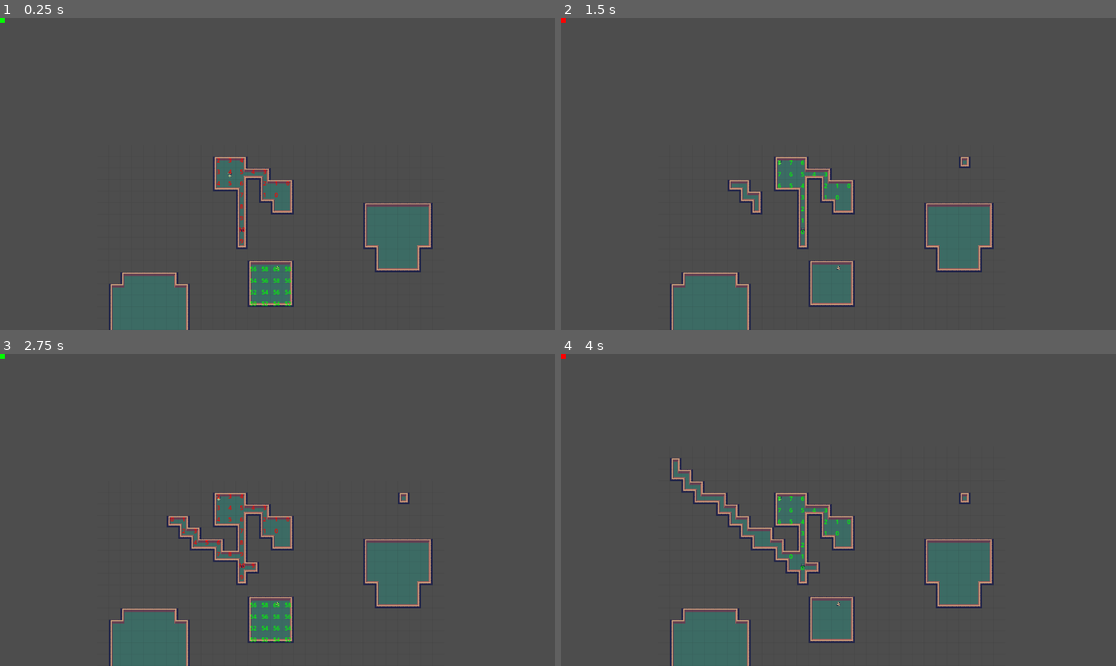
Above: before the commit, frames 1-4 (two rows, left to right).
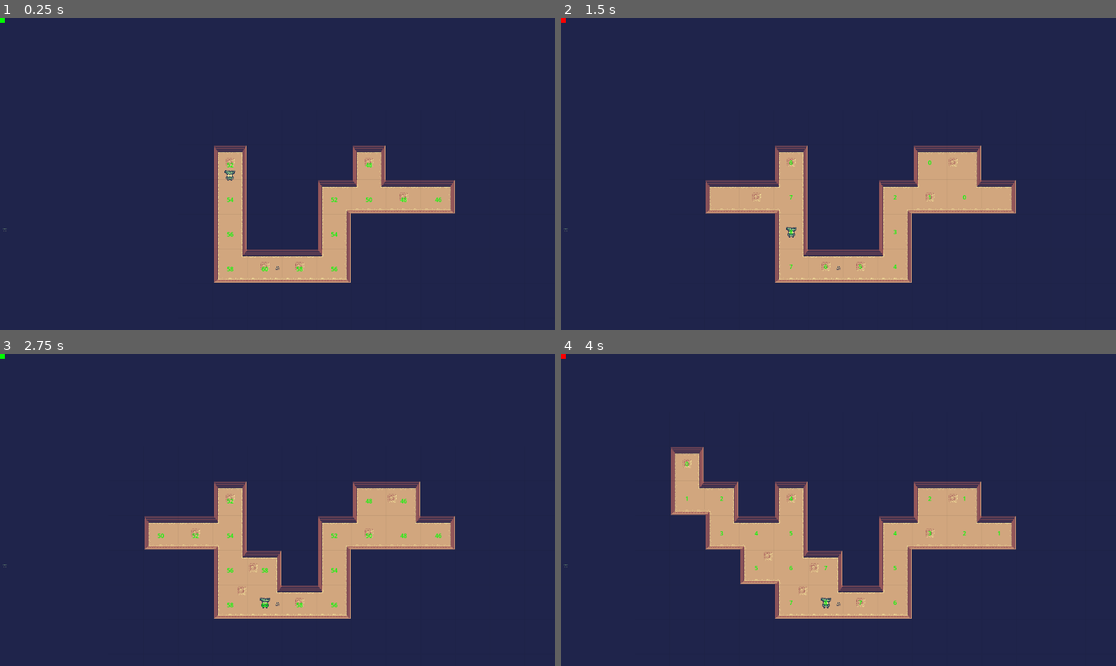
Above: after the commit, the same moments.

Repository: silversquirl/gmtk-2023
Game: Godot game, scene res://main_map.tscn
Two runs of this game, one before a commit and one after it. Both use one fixed random seed, a clock stepped at 60 frames per second and the inputs below.
Inputs (mouse positions are in pixels of both pictures, inside the frame that each line leads up to):
- Up to frame 1 (0.25 s): no input
- Up to frame 2 (1.5 s): tap Enter at 0.5 s; move the mouse to (960, 158) at 0.52 s; hold D 0.53-1.25 s; tap P at 0.6 s; click (960, 158) at 0.67 s; tap Space at 1.25 s; drag from (727, 189) to (810, 236) at 1.27 s
- Up to frame 3 (2.75 s): tap Enter at 2 s; move the mouse to (333, 441) at 2.02 s; hold D from 2.03 s (still down); tap P at 2.1 s
- Up to frame 4 (4 s): release D at 2.75 s; tap Space at 2.75 s; drag from (810, 572) to (672, 463) at 2.77 s; tap Enter at 3.5 s; move the mouse to (1005, 556) at 3.52 s; hold A from 3.53 s (still down); tap P at 3.6 s

The runs differ from the first frame. In frame 1, 99% of the frame differs, in the area x 0-100%, y 0-100%; in frame 2, 99%; in frame 3, 99%; in frame 4, 98%.

Commit message:
update texture to 24px tiles

Diff:
--- a/main_map.tscn
+++ b/main_map.tscn
@@ -1,6 +1,6 @@
 [gd_scene load_steps=26 format=3 uid="uid://cp870qu5l1a8s"]
 
-[ext_resource type="Texture2D" uid="uid://1g0c5psweap6" path="res://Level_Tileset_A_Cropped.png" id="1_welxa"]
+[ext_resource type="Texture2D" uid="uid://bcbploa6q4jt1" path="res://24x_Tiles.png" id="1_84kxc"]
 [ext_resource type="Script" path="res://EditableMap.gd" id="2_jsrkh"]
 [ext_resource type="Script" path="res://PathfindingTracker.gd" id="2_s6sp2"]
 [ext_resource type="Script" path="res://PathfindingDebug.gd" id="3_0eei7"]
@@ -16,8 +16,8 @@
 [ext_resource type="Script" path="res://DebugHUD.gd" id="14_osj2v"]
 
 [sub_resource type="TileSetAtlasSource" id="TileSetAtlasSource_8jukn"]
-texture = ExtResource("1_welxa")
-texture_region_size = Vector2i(24, 24)
+texture = ExtResource("1_84kxc")
+texture_region_size = Vector2i(72, 72)
 0:0/0 = 0
 0:0/0/terrain_set = 0
 0:0/0/terrain = 0
@@ -351,7 +351,7 @@
 11:3/0/terrains_peering_bit/top_side = 0
 
 [sub_resource type="TileSet" id="TileSet_kw6jq"]
-tile_size = Vector2i(24, 24)
+tile_size = Vector2i(72, 72)
 terrain_set_0/mode = 0
 terrain_set_0/terrain_0/name = "Cave"
 terrain_set_0/terrain_0/color = Color(0.843137, 0.301961, 0.498039, 1)
@@ -430,16 +430,14 @@
 
 [node name="EditableMap" type="TileMap" parent="."]
 unique_name_in_owner = true
-texture_filter = 1
+texture_filter = 6
 tile_set = SubResource("TileSet_kw6jq")
 format = 2
-layer_0/tile_data = PackedInt32Array(851990, 655360, 0, 8519 …(2236 unchanged characters)… 9671, 0, 1, 1114135, 0, 1, 1048599, 0, 1)
+layer_0/tile_data = PackedInt32Array(851990, 655360, 0, 8519 …(2236 unchanged characters)… 9671, 0, 1, 1114135, 0, 1, 1048599, 0, 1, 262151, 0, 0, 327687, 0, 1, 393223, 0, 1, 458759, 65536, 2, 458760, 131072, 3, 458761, 131072, 3, 458762, 196608, 2, 393226, 0, 1, 327690, 65536, 0, 327691, 131072, 2, 262155, 0, 0, 327692, 131072, 3, 327693, 196608, 3)
 script = ExtResource("2_jsrkh")
 
 [node name="Player" type="AnimatedSprite2D" parent="EditableMap"]
-texture_filter = 1
 position = Vector2(539, 350)
-scale = Vector2(0.4, 0.4)
 sprite_frames = SubResource("SpriteFrames_ufxnr")
 animation = &"walk_down"
 script = ExtResource("4_x7dpu")
@@ -459,7 +457,7 @@
 script = ExtResource("7_5r48l")
 
 [node name="Bot" type="Sprite2D" parent="EditableMap"]
-position = Vector2(564, 464)
+position = Vector2(72, 464)
 scale = Vector2(0.4, 0.4)
 texture = ExtResource("8_svhex")
 script = ExtResource("9_ipijd")
--- a/project.godot
+++ b/project.godot
@@ -23,3 +23,4 @@
 
 renderer/rendering_method="gl_compatibility"
 renderer/rendering_method.mobile="gl_compatibility"
+environment/defaults/default_clear_color=Color(0.121569, 0.141176, 0.294118, 1)
Binary file added: 24x_Tiles.png
Not shown, added: 24x_Tiles.png.import
